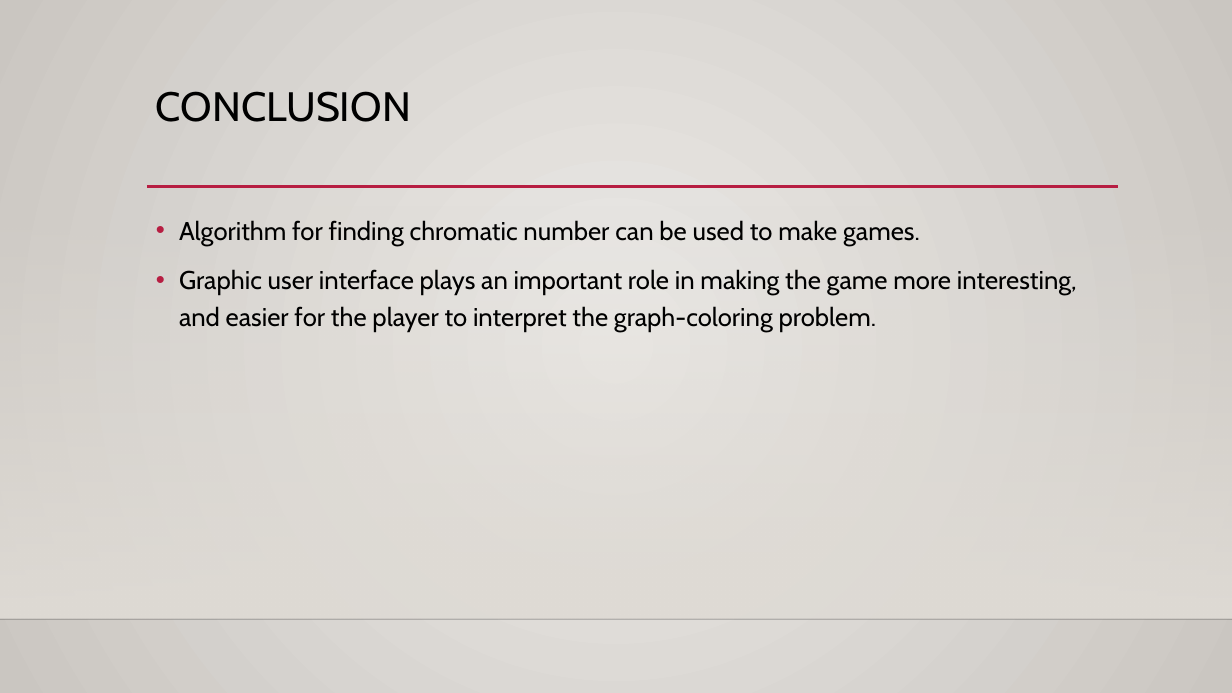
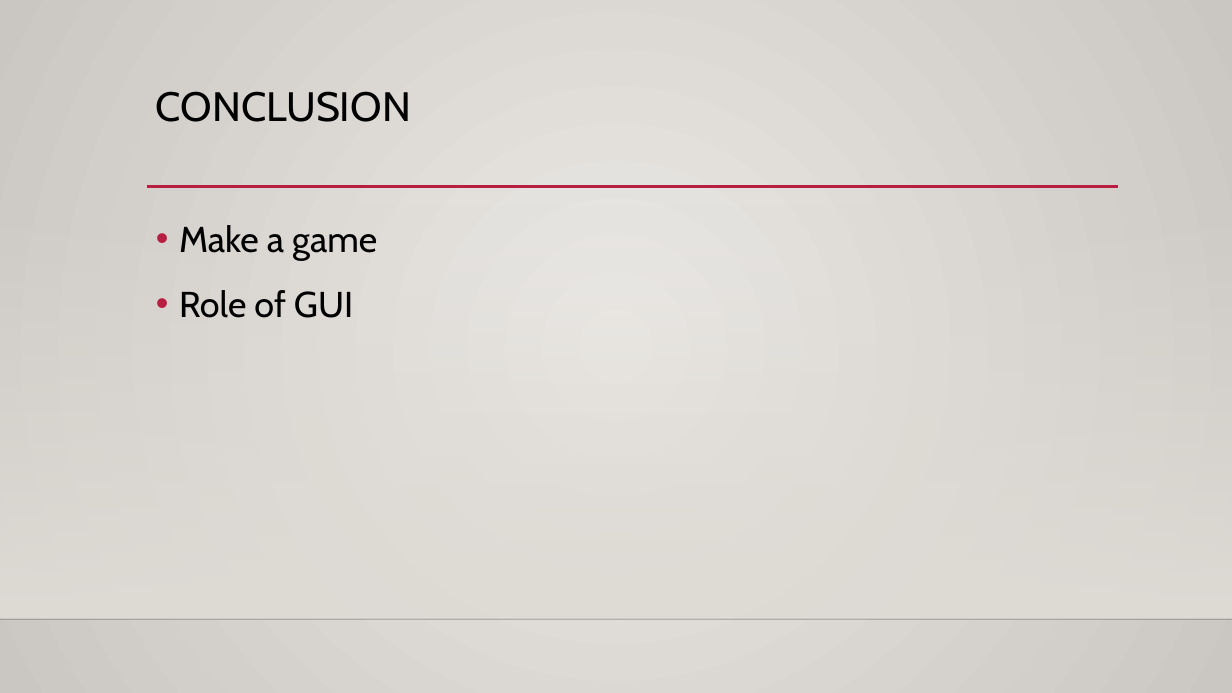
Before and after one commit to diagnoza/develop-, a slide deck: slide 8 of Project1-1/Phase2/Presentation2.pptx (slide 7 before the commit). Drawn at 1232x693 pixels with LibreOffice and Linux fonts; fonts in the diff are those of the drawing; background and template pictures are left out. Boxes give left, top, right and bottom in pixels: in the first picture for what was removed or moved away, otherwise in the second. Text is boxed around its words. In the diff, an @@ line names an element or a change of style, - is before the commit and + after.

```diff
--- a/Project1-1/Phase2/Presentation2.pptx
+++ b/Project1-1/Phase2/Presentation2.pptx
@@ text at (x1=179, y1=225, x2=377, y2=318): text changed; size 20 to 28 pt @@
-• Algorithm for finding chromatic number can be used to make games.
-• Graphic user interface plays an important role in making the game more interesting, and easier for the player to interpret the graph-coloring problem.
+• Make a game
+• Role of GUI
```
Also in this commit, not shown: 5 other slides changed, 1 slide added.
